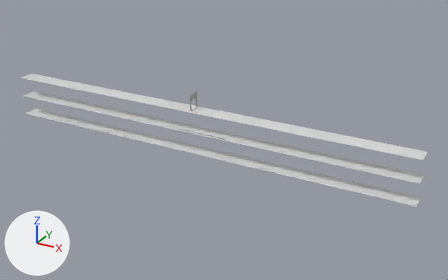
Two versions of the glTF model models/scene.gltf, one commit apart.
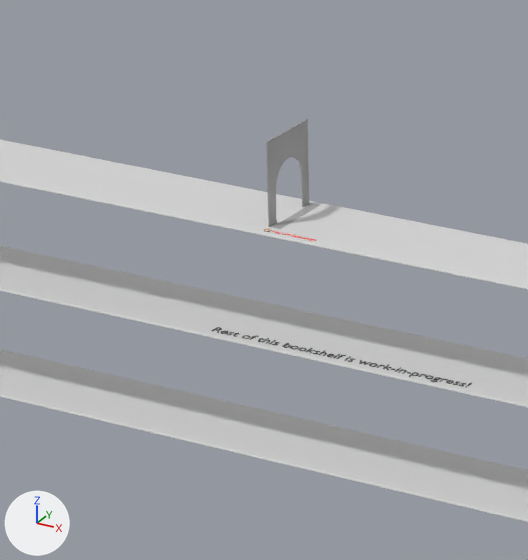
Old and new are each drawn whole from a 50 mm lens placed at (34.8, -56.0, 25.1), pointed at (3.4, 1.1, -3.4) and again close up on the part from 32% to 53% of the width and 25% to 61% of the height. The axes (+X, +Y, +Z) are drawn at lower left. The lights are the same throughout. Where no turn or scale is listed for an object, it has been applied to the vertices.

The first close-up shows 'bookshelf', 'support_board', 'wip'.
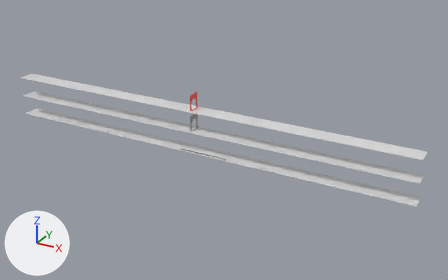
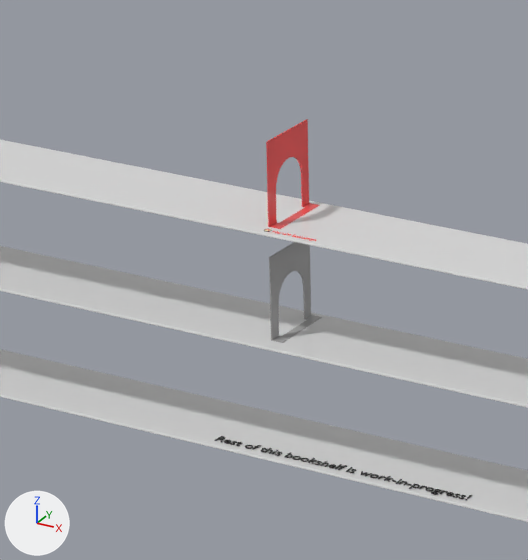
Pixel boxes [x1, y1, x2, y2] of what changed, in the close-ups (528 x 560 px):
'support_board', recoloured (grey to red): [266, 119, 320, 229] in both
'support_board.001', added: after [269, 242, 322, 343]
'wip', moved: before [212, 327, 472, 387]; after [215, 436, 472, 500]

The change in detail:
Material 'Material.007' (mat_material_007) is new.
Its base color is (0.836, 0.0891, 0.0891) (red #ec5454).
Its roughness is 0.0.
me_plane has 120 vertices, 240 faces and spans x -0.03..0.25, y -0.79..0.76, z -0.91..0.92.
me_plane no longer uses material mat_material_004 (grey #a8a8a8).
me_plane now uses material mat_material_007 (red #ec5454).
Mesh me_plane_002 is new.
It has 120 vertices, 240 faces and spans x -0.03..0.25, y -0.79..0.76, z -0.91..0.92.
It uses material mat_material_004 (grey #a8a8a8).
Object 'wip' (ob_wip) moves from (1.59, -0.71, -2.46) to (1.59, -0.71, -4.92).
Object 'support_board.001' (ob_support_board_001) is new; it shows me_plane_002.
Its location is (-0.04, 0.26, -1.56).
